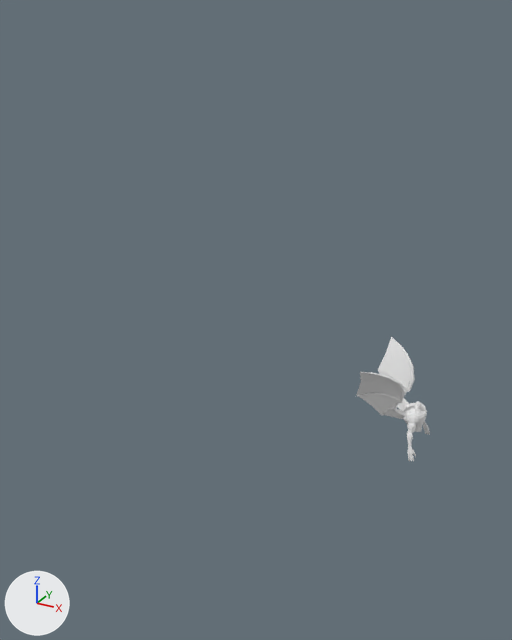
The Blender file source/assets/models/gargoyle/lodme.blend: old version first, new version second.
One viewpoint serves both versions: a 50 mm camera at (17.1, -68.1, 43.1) aimed at (-17.9, -4.5, 11.3). Arrows for +X, +Y and +Z are at lower left; the lights stay in place. The same objects are shown in both versions, whatever each file hides.

The scene before the commit, as lines of its bpy script (objects in view):
```python
me_u_torso = bpy.data.meshes.new('u_torso')
me_u_torso.from_pydata(...)  # 573 vertices, 636 faces; spans x -1.56..1.02, y -3.2..3.19, z -2.3..3.5
me_u_torso.materials.append(mat_material)  # its picture is missing
me_u_wings = bpy.data.meshes.new('u_wings')
me_u_wings.from_pydata(...)  # 246 vertices, 240 faces; spans x -6.1..-1.0, y -5.09..5.08, z 1.04..8.26
me_u_wings.materials.append(mat_material)  # its picture is missing
ob_u_torso = bpy.data.objects.new('u_torso', me_u_torso)
ob_u_torso.location = (0.0, 0.0, 0.0)
ob_u_wings = bpy.data.objects.new('u_wings', me_u_wings)
ob_u_wings.location = (0.0, 0.0, 0.0)
```
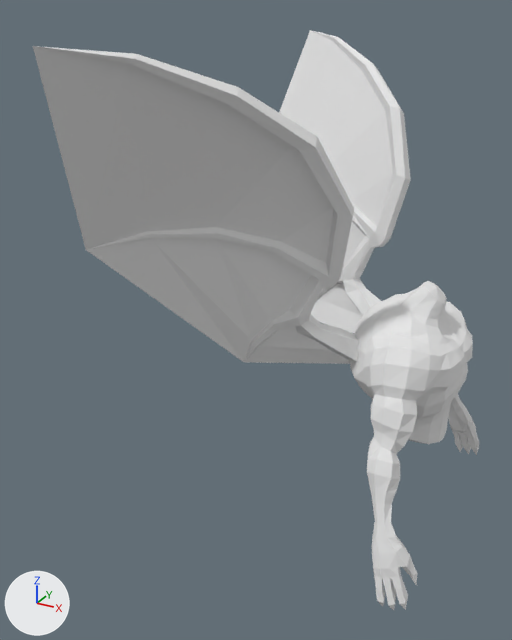
Where the change shows, as pixel boxes [x1, y1, x2, y2] in the pictures (512 x 640 px):
'u_membrane', added
    after: [33, 30, 393, 364]
'u_wings', reshaped, rescaled (528% wider, 296% taller)
    before: [356, 336, 415, 419]
    after: [35, 30, 411, 362]
'u_torso', rescaled (364% wider, 432% taller)
    before: [403, 401, 430, 462]
    after: [350, 281, 479, 610]
part 1 of me_u_wings, deleted
    before: [378, 336, 411, 411]
part 2 of me_u_wings, deleted
    before: [356, 372, 404, 419]

What changed in the scene script:
```text
Change me_u_wings:
    where me_u_wings.from_pydata(...)  # 246 vertices, 240 faces; spans x -6.1..-1.0, y -5.09..5.08, z 1.04..8.26
    used by ob_u_wings; location = (0.0, 0.0, 0.0)
    me_u_wings part 1: the loose piece of 32 vertices spanning x -6.01..-1.0, y 0.3..5.0, z 1.04..8.26 is deleted
    me_u_wings part 2: the loose piece of 32 vertices spanning x -6.01..-1.0, y -5.0..-0.3, z 1.04..8.26 is deleted
Add me_u_membrane:
    me_u_membrane.from_pydata(...)  # 50 vertices, 26 faces; spans x -6.1..-1.28, y -5.09..5.08, z 1.47..8.16
    me_u_membrane.materials.append(mat_material)  # its picture is missing
Change ob_u_wings:
    ob_u_wings.scale: (1.0, 1.0, 1.0) -> (4.96, 4.96, 4.96)
Change ob_u_torso:
    ob_u_torso.scale: (1.0, 1.0, 1.0) -> (4.96, 4.96, 4.96)
Add ob_u_membrane:
    ob_u_membrane = bpy.data.objects.new('u_membrane', me_u_membrane)
    ob_u_membrane.location = (0.0, 0.0, 0.0)
    ob_u_membrane.scale = (4.96, 4.96, 4.96)
```
